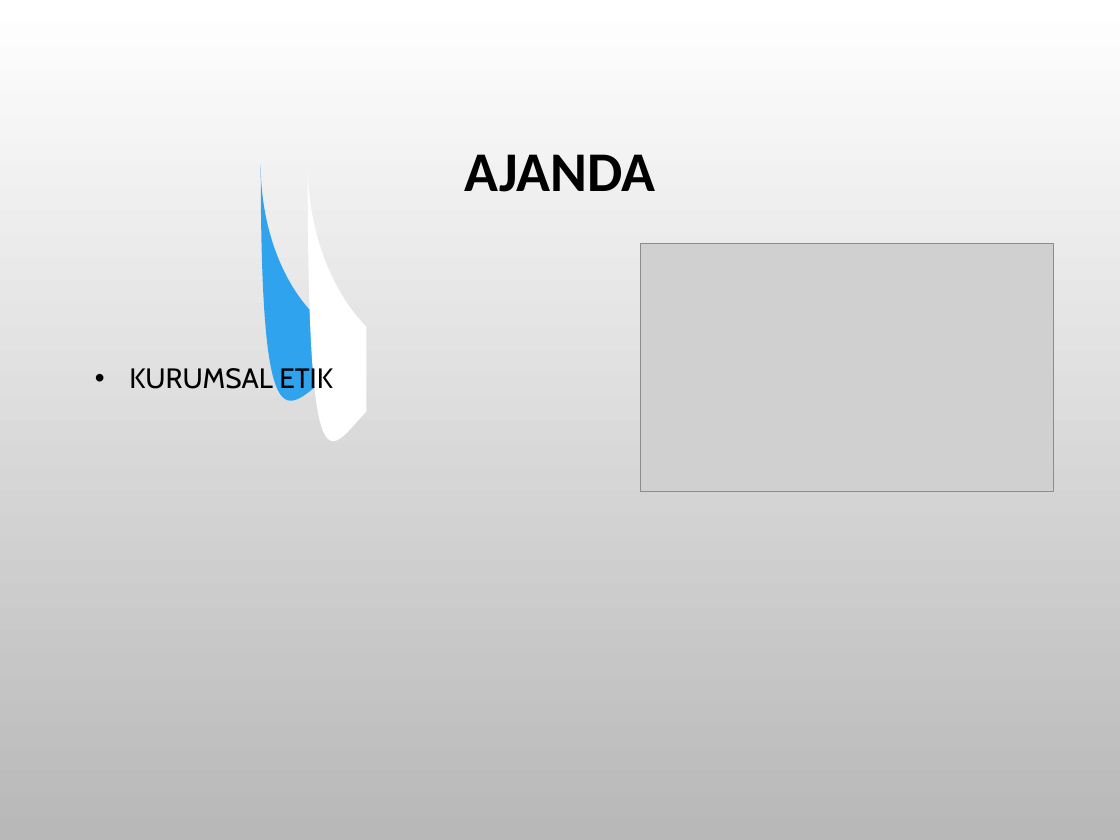
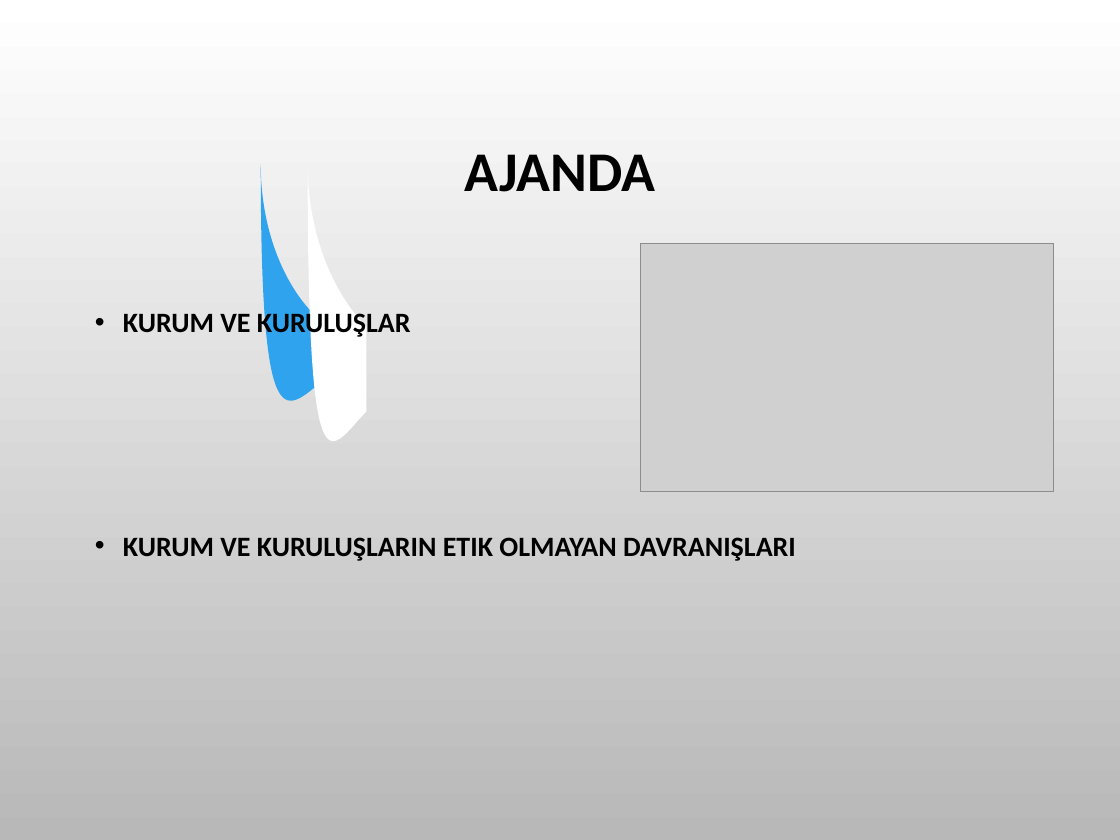
Before and after one commit to SevdanurGENC/20-21-Lecture-Notes, a slide deck: slide 2 of 4. Bolum - Meslek Etigi - Kurumsal Etik.ppt. Drawn at 1120x840 pixels with LibreOffice and Linux fonts; fonts in the diff are those of the drawing; grey boxes stand for pictures; background and template pictures are left out. Boxes give left, top, right and bottom in pixels: in the first picture for what was removed or moved away, otherwise in the second. Text is boxed around its words. In the diff, an @@ line names an element or a change of style, - is before the commit and + after.

```diff
--- a/4. Bolum - Meslek Etigi - Kurumsal Etik.ppt
+++ b/4. Bolum - Meslek Etigi - Kurumsal Etik.ppt
@@ text at [123,309,796,561]: text changed; font Cabin to Calibri; bold on @@
-• KURUMSAL ETIK
+• KURUM VE KURULUŞLAR
+• KURUM VE KURULUŞLARIN ETIK OLMAYAN DAVRANIŞLARI
```
Also in this commit, not shown: 12 other slides changed.
